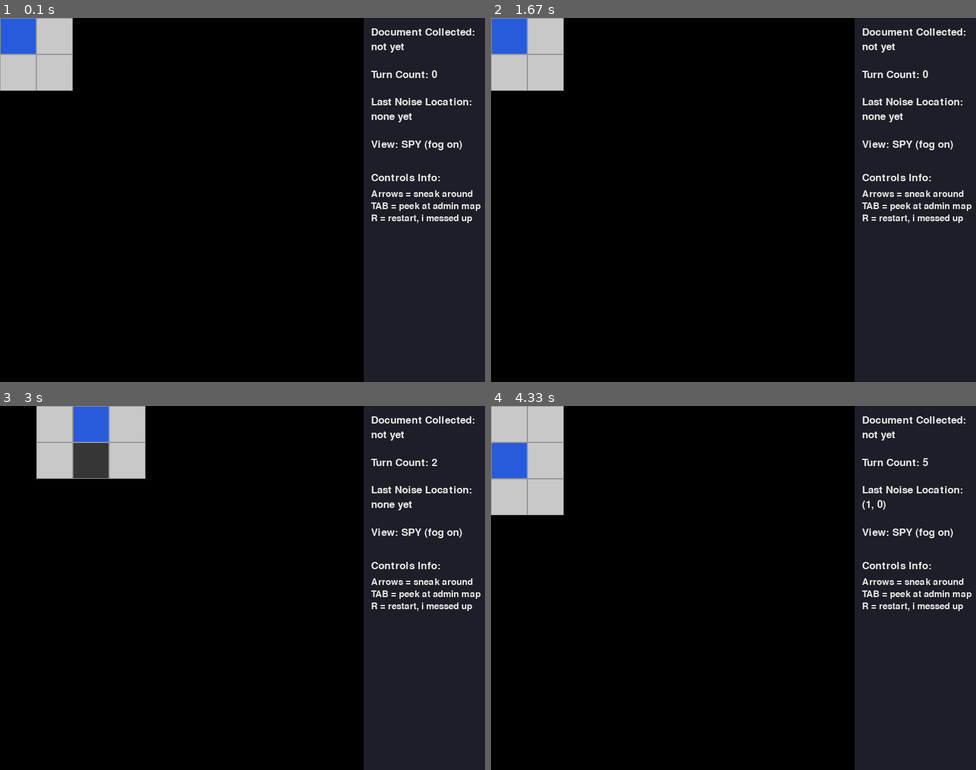
Above: before the commit, frames 1-4 (two rows, left to right).
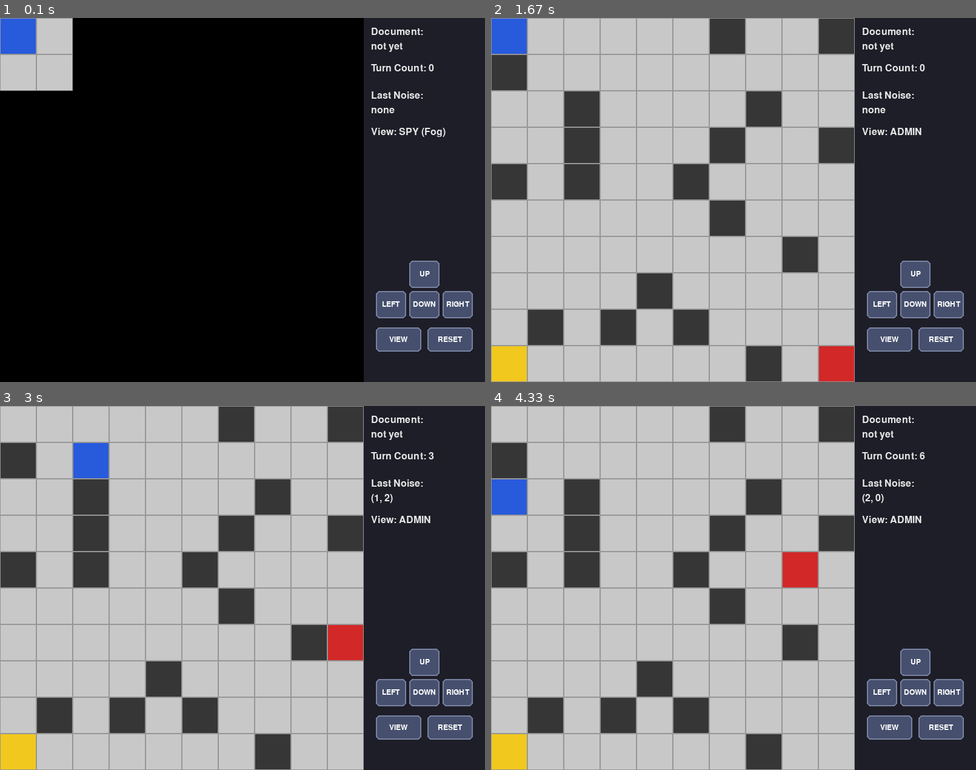
Above: after the commit, the same moments.

Repository: nubaysha0-debug/Spy-vs-Guard-game
Game: pygame game, started from main.py
Two runs of this game, one before a commit and one after it. Both use one fixed random seed, a clock stepped at 60 frames per second and the inputs below.
Inputs (mouse positions are in pixels of both pictures, inside the frame that each line leads up to):
- Up to frame 1 (0.1 s): no input
- Up to frame 2 (1.67 s): click (946, 305) at 0.38 s, where only the run after the commit has a clickable "RIGHT"; click (942, 338) at 0.72 s, where only the run after the commit has a clickable "RESET"; click (888, 338) at 1.05 s, where only the run after the commit has a clickable "VIEW"; click (917, 272) at 1.38 s, where only the run after the commit has a clickable "UP"
- Up to frame 3 (3 s): hold Right 1.67-2.13 s; click (426, 693) at 2.55 s, where only the run after the commit has a clickable "DOWN"; hold Right from 2.83 s (still down)
- Up to frame 4 (4.33 s): release Right at 3.3 s; hold Left 3.33-3.87 s; hold Down 3.9-4.2 s; hold Left from 4.23 s (still down)

The runs differ from the first frame. In frame 1, 5.1% of the frame differs, in the area x 76-100%, y 2-92%; in frame 2, 78%, in the area x 0-100%, y 0-100%; in frame 3, 77%; in frame 4, 77%.

Commit message:
Add touch d-pad buttons for mobile browser support

Diff:
--- a/main.py
+++ b/main.py
@@ -127,7 +127,7 @@
 
 
 # ===============================================================
-# GUI & MAIN LOOP (Phase 3)
+# GUI & MAIN LOOP WITH ON-SCREEN CONTROLS
 # ===============================================================
 WINDOW_WIDTH = 800
 WINDOW_HEIGHT = 600
@@ -149,6 +149,8 @@
 COLOR_TEXT = (230, 230, 230)
 COLOR_WIN_TEXT = (60, 220, 90)
 COLOR_LOSE_TEXT = (240, 60, 60)
+COLOR_BTN = (70, 80, 110)
+COLOR_BTN_TEXT = (255, 255, 255)
 
 CHAR_TO_COLOR = {
     'S': COLOR_SPY,
@@ -166,6 +168,16 @@
     pygame.K_RIGHT: 'RIGHT',
 }
 
+# Define Touch Button Hitboxes on the Right Panel
+BUTTONS = {
+    'UP': pygame.Rect(PANEL_X + 75, 400, 50, 45),
+    'LEFT': pygame.Rect(PANEL_X + 20, 450, 50, 45),
+    'DOWN': pygame.Rect(PANEL_X + 75, 450, 50, 45),
+    'RIGHT': pygame.Rect(PANEL_X + 130, 450, 50, 45),
+    'TOGGLE_VIEW': pygame.Rect(PANEL_X + 20, 510, 75, 40),
+    'RESET': pygame.Rect(PANEL_X + 105, 510, 75, 40),
+}
+
 
 def draw_grid(screen, game_state, admin_view):
   for r in range(GRID_SIZE):
@@ -192,31 +204,36 @@
   y = 15
 
   doc_text = 'YES' if game_state['has_document'] else 'not yet'
-  draw_text_line(screen, font, 'Document Collected:', x, y)
+  draw_text_line(screen, font, 'Document:', x, y)
   draw_text_line(screen, font, doc_text, x, y + 24)
 
-  y += 70
+  y += 60
   draw_text_line(screen, font, 'Turn Count: %d' % game_state['turn'], x, y)
 
   y += 45
   noise = game_state['last_noise_pos']
-  noise_text = 'none yet' if noise is None else '(%d, %d)' % noise
-  draw_text_line(screen, font, 'Last Noise Location:', x, y)
+  noise_text = 'none' if noise is None else '(%d, %d)' % noise
+  draw_text_line(screen, font, 'Last Noise:', x, y)
   draw_text_line(screen, font, noise_text, x, y + 24)
 
-  y += 70
-  view_text = 'ADMIN (see all)' if admin_view else 'SPY (fog on)'
+  y += 60
+  view_text = 'ADMIN' if admin_view else 'SPY (Fog)'
   draw_text_line(screen, font, 'View: ' + view_text, x, y)
 
-  y += 55
-  draw_text_line(screen, font, 'Controls Info:', x, y)
-  control_lines = [
-      'Arrows = sneak around',
-      'TAB = peek at admin map',
-      'R = restart, i messed up',
-  ]
-  for i, line in enumerate(control_lines):
-    draw_text_line(screen, small_font, line, x, y + 28 + i * 20)
+  # Draw Touch / Click Buttons
+  for btn_key, rect in BUTTONS.items():
+    pygame.draw.rect(screen, COLOR_BTN, rect, border_radius=6)
+    pygame.draw.rect(screen, (120, 130, 160), rect, 2, border_radius=6)
+
+    lbl = btn_key
+    if btn_key == 'TOGGLE_VIEW':
+      lbl = 'VIEW'
+    elif btn_key == 'RESET':
+      lbl = 'RESET'
+
+    txt = small_font.render(lbl, True, COLOR_BTN_TEXT)
+    txt_rect = txt.get_rect(center=rect.center)
+    screen.blit(txt, txt_rect)
 
 
 def draw_game_over(screen, game_state, big_font, small_font):
@@ -224,10 +241,10 @@
     return
 
   if game_state['status'] == 'won':
-    message = 'VICTORY! Escaped with Document'
+    message = 'VICTORY! Escaped!'
     color = COLOR_WIN_TEXT
   else:
-    message = 'BUSTED! Guard Caught You'
+    message = 'BUSTED!'
     color = COLOR_LOSE_TEXT
 
   banner = pygame.Rect(0, GRID_PIXELS // 2 - 60, GRID_PIXELS, 120)
@@ -240,7 +257,9 @@
   )
   screen.blit(text_surface, text_rect)
 
-  hint_surface = small_font.render('press R to try again', True, COLOR_TEXT)
+  hint_surface = small_font.render(
+      'press R or tap RESET to play again', True, COLOR_TEXT
+  )
   hint_rect = hint_surface.get_rect(
       center=(GRID_PIXELS // 2, GRID_PIXELS // 2 + 35)
   )
@@ -265,9 +284,9 @@
   pygame.display.set_caption('Spy vs Guard')
   clock = pygame.time.Clock()
 
-  font = pygame.font.Font(None, 26)
-  small_font = pygame.font.Font(None, 22)
-  big_font = pygame.font.Font(None, 44)
+  font = pygame.font.Font(None, 24)
+  small_font = pygame.font.Font(None, 18)
+  big_font = pygame.font.Font(None, 40)
 
   game_state = make_game_state()
   admin_view = False
@@ -285,6 +304,22 @@
         elif event.key == pygame.K_r:
           game_state = make_game_state()
 
+      # Touch & Mouse Click Handling
+      elif event.type == pygame.MOUSEBUTTONDOWN:
+        pos = event.pos
+        if BUTTONS['UP'].collidepoint(pos):
+          handle_arrow_key(game_state, 'UP')
+        elif BUTTONS['DOWN'].collidepoint(pos):
+          handle_arrow_key(game_state, 'DOWN')
+        elif BUTTONS['LEFT'].collidepoint(pos):
+          handle_arrow_key(game_state, 'LEFT')
+        elif BUTTONS['RIGHT'].collidepoint(pos):
+          handle_arrow_key(game_state, 'RIGHT')
+        elif BUTTONS['TOGGLE_VIEW'].collidepoint(pos):
+          admin_view = not admin_view
+        elif BUTTONS['RESET'].collidepoint(pos):
+          game_state = make_game_state()
+
     screen.fill(COLOR_PANEL_BG)
     draw_grid(screen, game_state, admin_view)
     draw_panel(screen, game_state, admin_view, font, small_font)
Not shown, changed: build/web/game.apk
Not shown, changed: build/web/game.tar.gz
